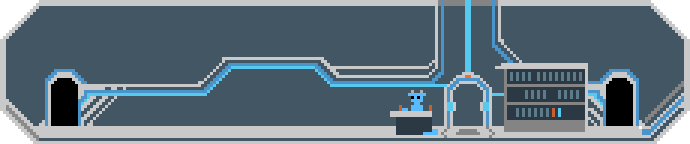
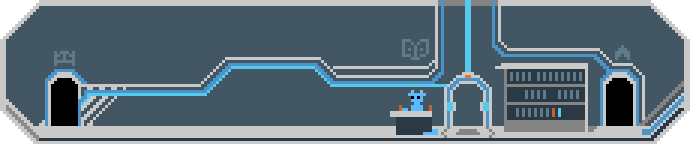
Layered file, before and after one edit (690×144). Changes by layer:
moved "Layer 1" above "Group 1", painted on it over left=39, top=39, right=684, bottom=141
renamed "Layer 8" to "Group 1", painted on it over left=39, top=39, right=684, bottom=141
removed layer "Layer 7" over left=588, top=60, right=645, bottom=132
removed layer "Layer 6" over left=330, top=42, right=588, bottom=96
removed layer "Layer 5" over left=39, top=39, right=684, bottom=141
removed layer "Layer 3" over left=39, top=63, right=684, bottom=141
removed layer "Layer 2" over left=588, top=60, right=645, bottom=132
removed layer "Layer 4" over left=492, top=48, right=588, bottom=96
